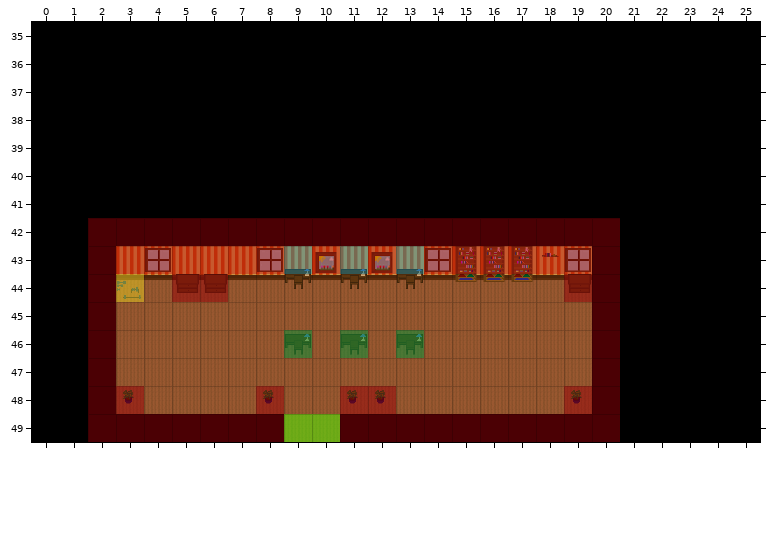
One commit to this Tiled map: Tilerpg/school.tmx. This is how it looked before the edit.
Cells are 32x32 px. Shown: x 0..25, y 35..49.
Now the later version:
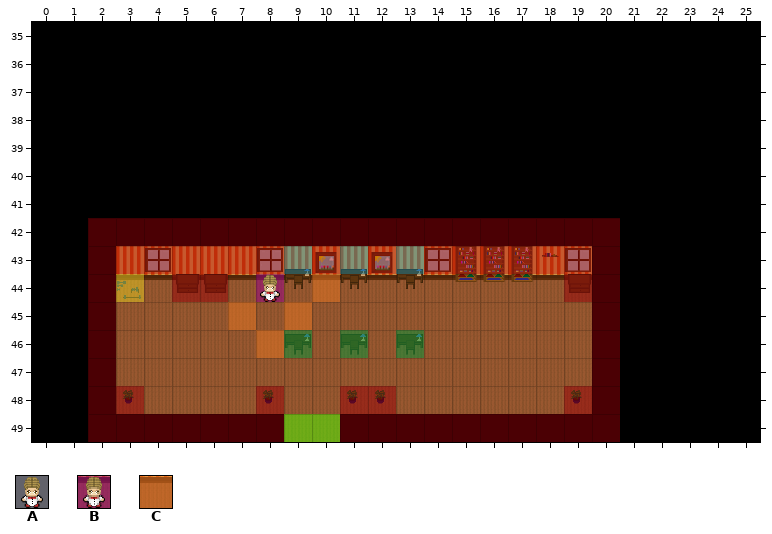
Key: from "character-tiles": A 1; from "meta-tiles": B 2, C 12.
_ is an empty cell, . an unchanged one.
Tiles of an added or newly shown layer are drawn over the layers below it.
See-through tiles are keyed as they look on the map.
Difference:
--- layer "Meta"
@@ x 7..10 @@
-44 ._._
-45 _._.
-46 ._..
+44 .B.C
+45 C.C.
+46 .C..
--- layer "foreground" (added)
@@ x 8..8 @@
-44 _
+44 A
Changed places in both pictures, as pixel boxes (x1, y1, x2, y2):
added: (228, 274, 340, 358)
